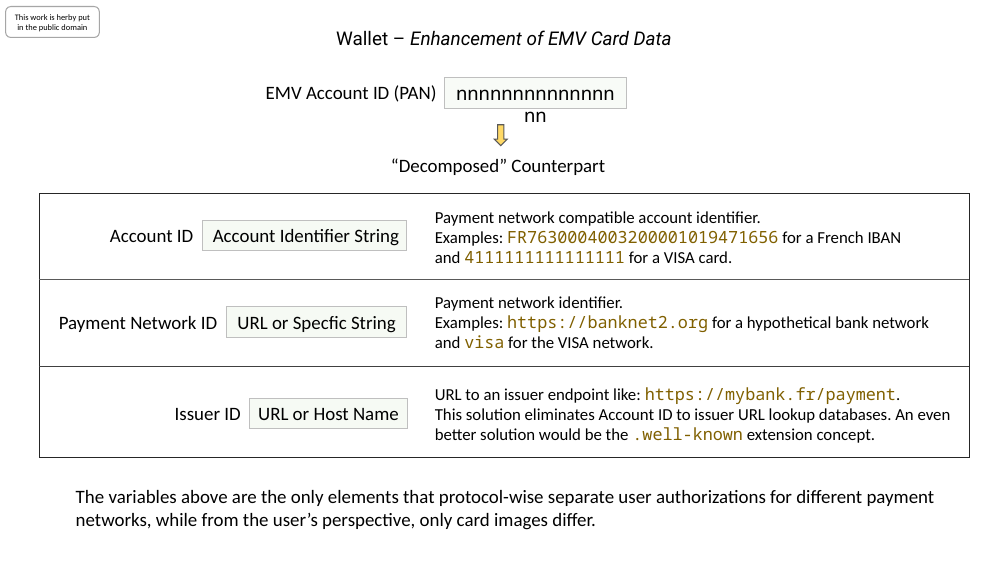
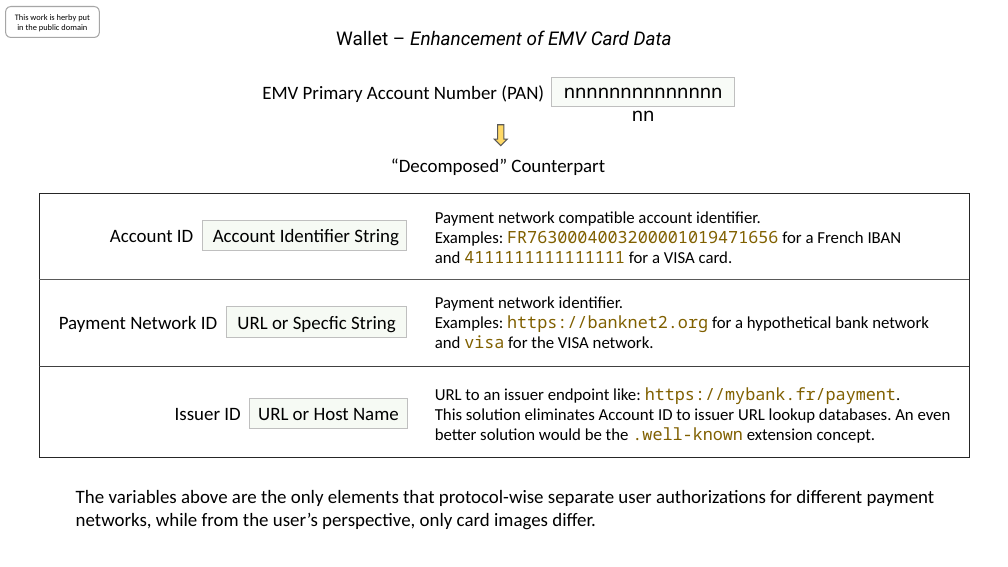
Before and after one commit to cyberphone/doc, a slide deck: slide 1 of defensive-publications/emv-data-enhancement.pptx. Drawn at 1008x567 pixels with LibreOffice and Linux fonts; fonts in the diff are those of the drawing. Boxes give left, top, right and bottom in pixels: in the first picture for what was removed or moved away, otherwise in the second. Text is boxed around its words. In the diff, an @@ line names an element or a change of style, - is before the commit and + after.

```diff
--- a/defensive-publications/emv-data-enhancement.pptx
+++ b/defensive-publications/emv-data-enhancement.pptx
@@ text at box(262, 85, 544, 102): text changed @@
-EMV Account ID (PAN)
+EMV Primary Account Number (PAN)
@@ rectangle "nnnnnnnnnnnnnnnn": place and size @@
-rectangle "nnnnnnnnnnnnnnnn" at box(444, 78, 627, 108)
+rectangle "nnnnnnnnnnnnnnnn" at box(552, 78, 735, 107)
```
Also in this commit, not shown: 1 other file.
